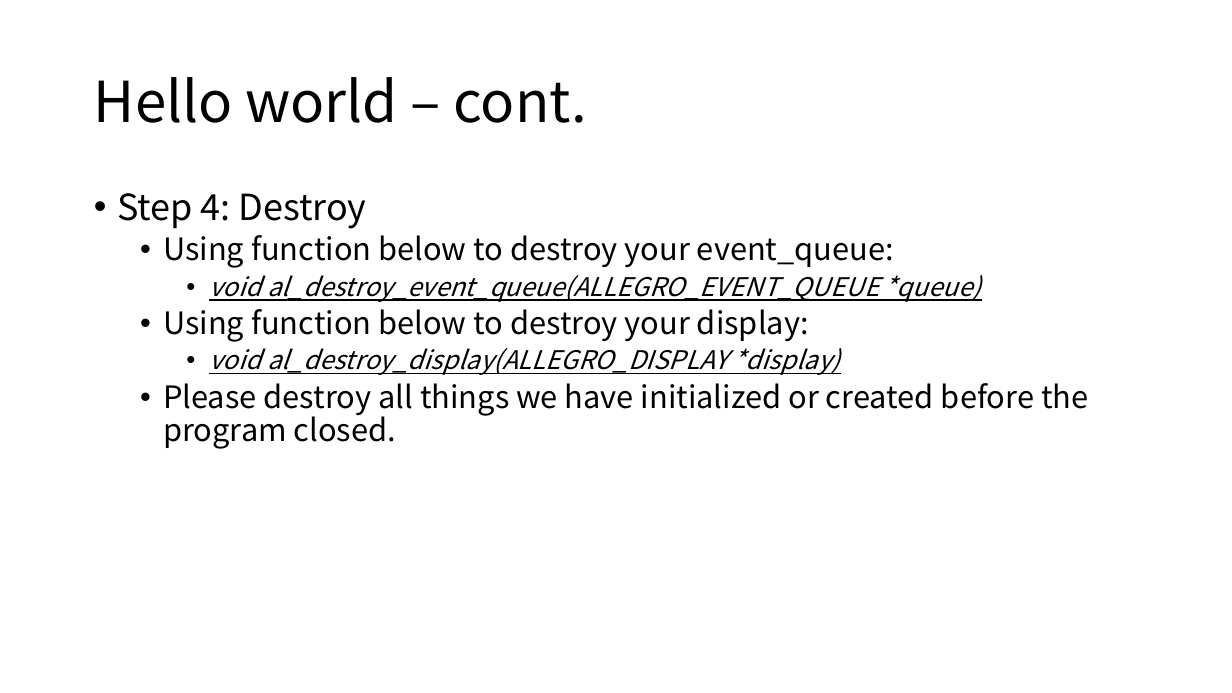
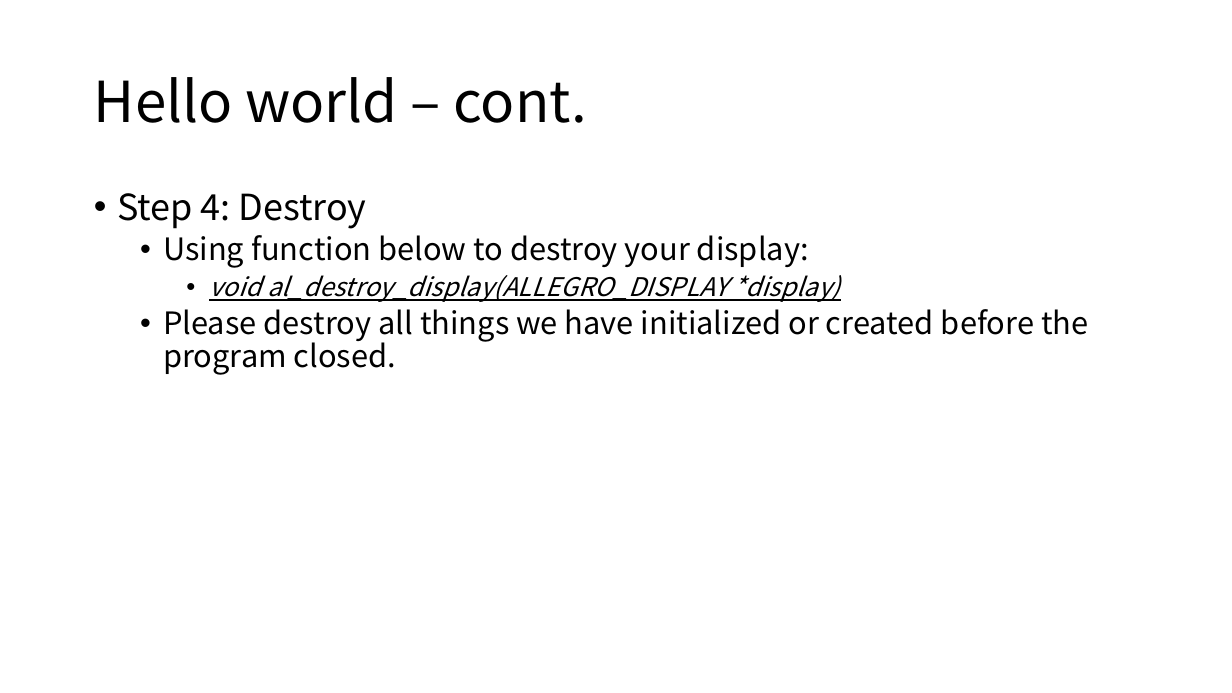
Before and after one commit to arcchang1236/Allegro-5, a slide deck: slide 8 of tutorial/final_proj.pptx. Drawn at 1232x693 pixels with LibreOffice and Linux fonts; fonts in the diff are those of the drawing. Boxes give left, top, right and bottom in pixels: in the first picture for what was removed or moved away, otherwise in the second. Text is boxed around its words. In the diff, an @@ line names an element or a change of style, - is before the commit and + after.

```diff
--- a/tutorial/final_proj.pptx
+++ b/tutorial/final_proj.pptx
@@ text at box(163, 235, 981, 302): paragraphs removed @@
-  • Using function below to destroy your event_queue:
-    • void al_destroy_event_queue(ALLEGRO_EVENT_QUEUE *queue)
```
Also in this commit, not shown: 10 other slides changed, 3 slides added, 6 other files.
